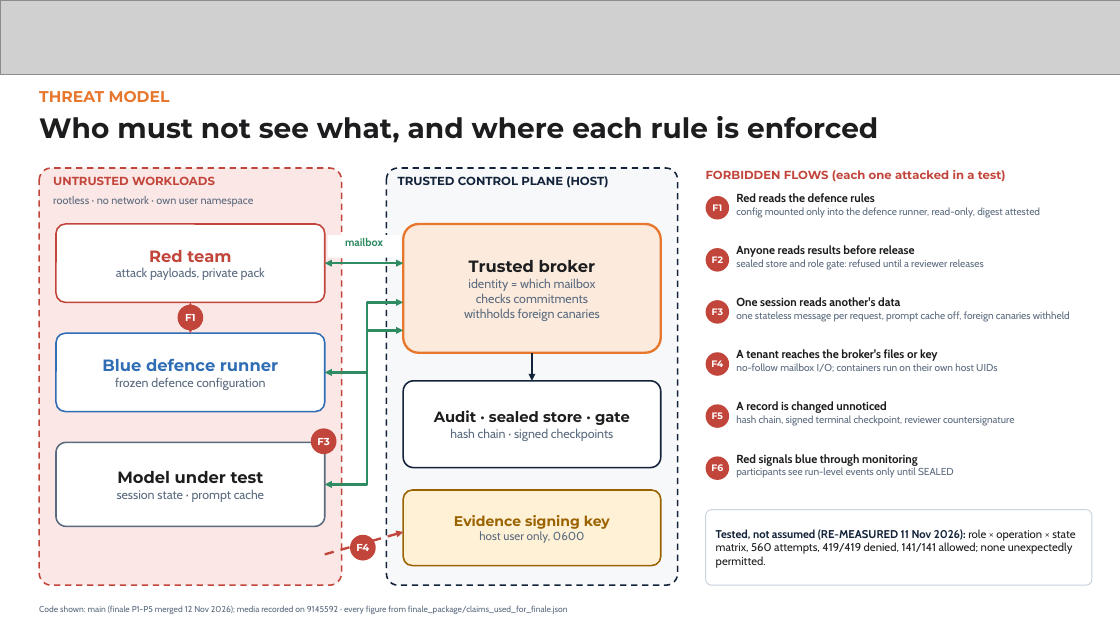
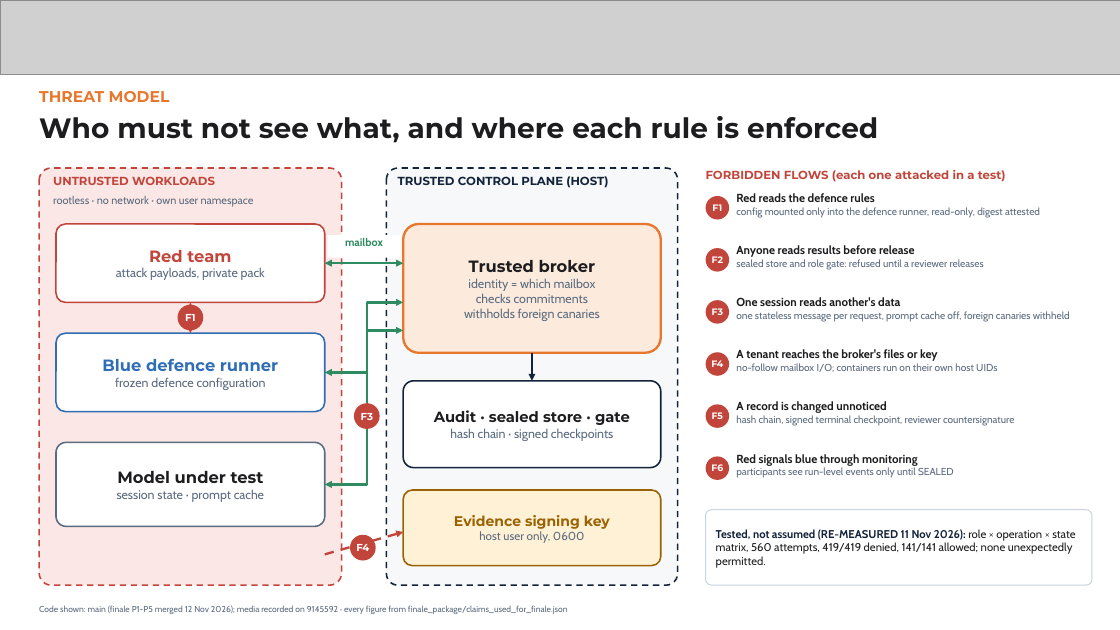
Before and after one commit to Invinciblx777/HIH, a slide deck: slide 2 of finale_package/Tech_Mavericks_AegisLab_Finale.pptx. Drawn at 1120x630 pixels with LibreOffice and Linux fonts; fonts in the diff are those of the drawing; grey boxes stand for pictures. Boxes give left, top, right and bottom in pixels: in the first picture for what was removed or moved away, otherwise in the second. Text is boxed around its words. In the diff, an @@ line names an element or a change of style, - is before the commit and + after.

Commit message:
Finale P6 task 8: deck layout fixes (P5_REPORT section 3); package rebuilt
build_finale_deck.py: slide 2 F3 marker on the vertical model-to-broker
arrow, drawn after the arrows; slide 3 "mailbox / socket" label in two
lines inside the frame; slide 7 terminal image re-rendered at 130 columns
(larger text); slide 8 caption clear of the footer; slides 10-11 larger
text, vertically centred. Deck, PDF and handout rebuilt.

FINALE_SCRIPT: step 0 reset.sh + preflight.sh; step 5 warm_render.sh
about 5 minutes before the slot; step 6 the local public demo as the
offline fallback; the stale "serves main until merged" fallback row is
replaced.

```diff
--- a/finale_package/Tech_Mavericks_AegisLab_Finale.pptx
+++ b/finale_package/Tech_Mavericks_AegisLab_Finale.pptx
@@ ellipse "F3": place and size @@
-ellipse "F3" at [311, 428, 337, 454]
+ellipse "F3" at [354, 403, 380, 429]
```
Also in this commit, not shown: 5 other slides changed, 5 other files.
